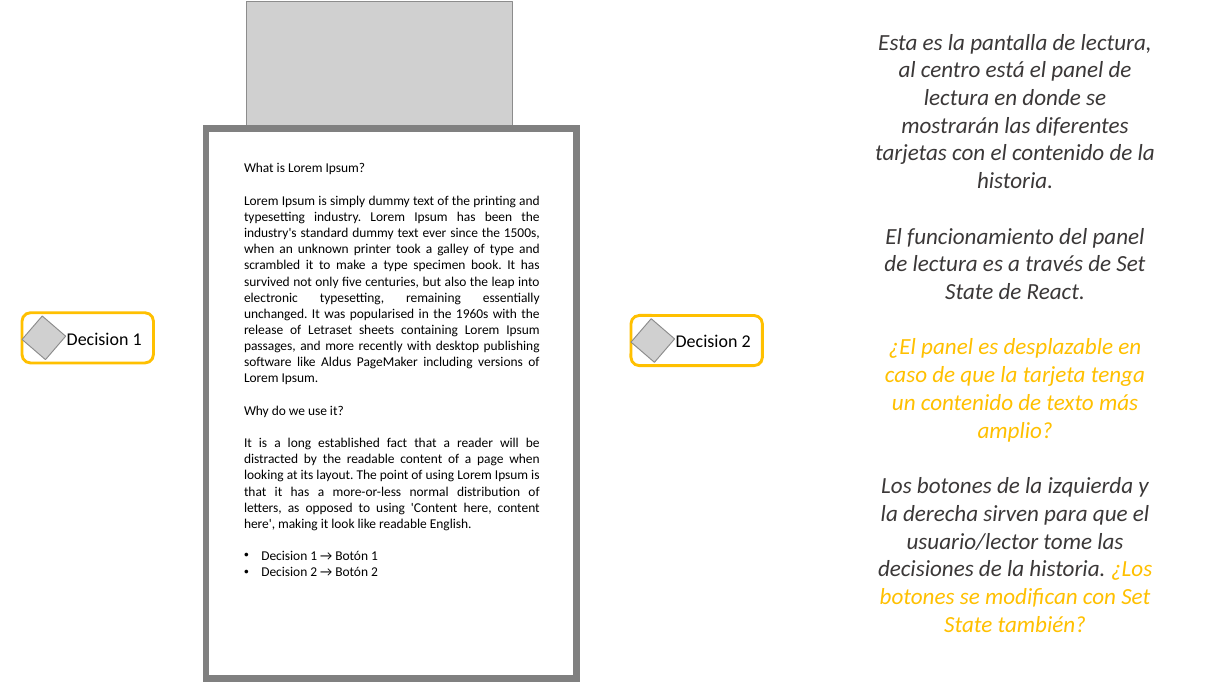
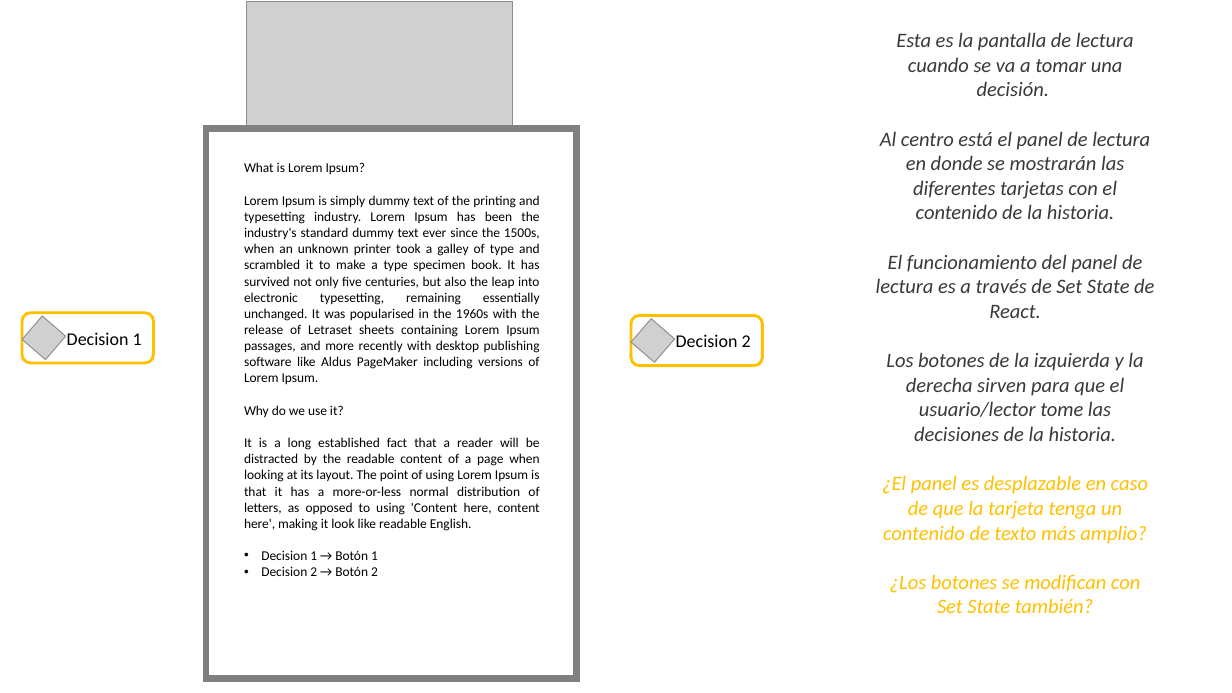
Before and after one commit to Lesly-15/BeeTheRightSwipe, a slide deck: slide 2 of THE RIGHT SWIPE - Mockups.pptx. Drawn at 1232x693 pixels with LibreOffice and Linux fonts; fonts in the diff are those of the drawing; grey boxes stand for pictures. Boxes give left, top, right and bottom in pixels: in the first picture for what was removed or moved away, otherwise in the second. Text is boxed around its words. In the diff, an @@ line names an element or a change of style, - is before the commit and + after.

```diff
--- a/THE RIGHT SWIPE - Mockups.pptx
+++ b/THE RIGHT SWIPE - Mockups.pptx
@@ text at (880, 32, 1150, 219): text changed; size 18 to 16 pt @@
-Esta es la pantalla de lectura, al centro está el panel de lectura en donde se mostrarán las diferentes tarjetas con el contenido de la historia.
+Esta es la pantalla de lectura cuando se va a tomar una decisión.
+Al centro está el panel de lectura en donde se mostrarán las diferentes tarjetas con el contenido de la historia.
@@ text at (876, 254, 1154, 544): size 18 to 16 pt in "El funcionamiento del panel de lectura es ...", "¿El panel es desplazable en caso de ..." @@
@@ text at (886, 352, 1143, 441): paragraph added @@
+Los botones de la izquierda y la derecha sirven para que el usuario/lector tome las decisiones de la historia.
@@ text at (890, 574, 1140, 613): text changed; size 18 to 16 pt; text colour #3B3838 to #FFC000 @@
-Los botones de la izquierda y la derecha sirven para que el usuario/lector tome las decisiones de la historia. ¿Los botones se modifican con Set State también?
+¿Los botones se modifican con Set State también?
```
Also in this commit, not shown: 1 slide added, 3 other files.
